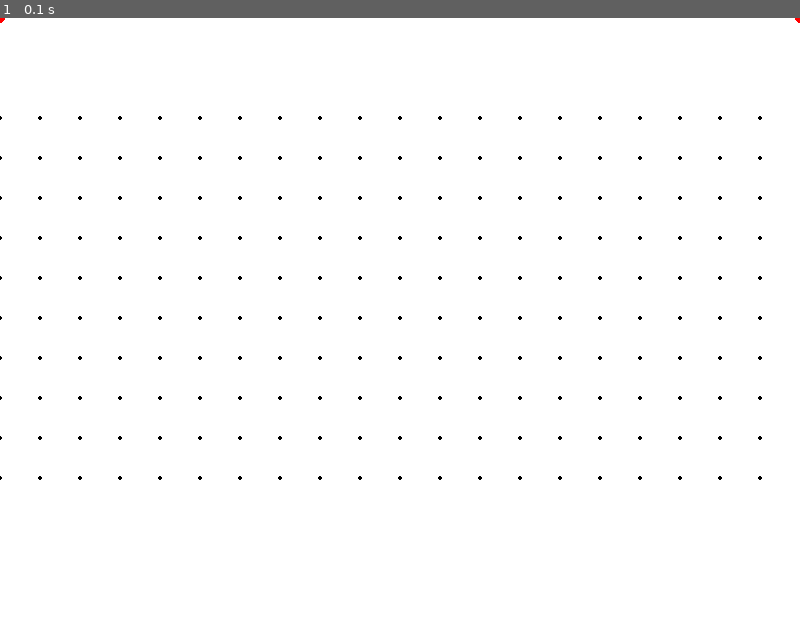
Above: before the commit, frame 1.
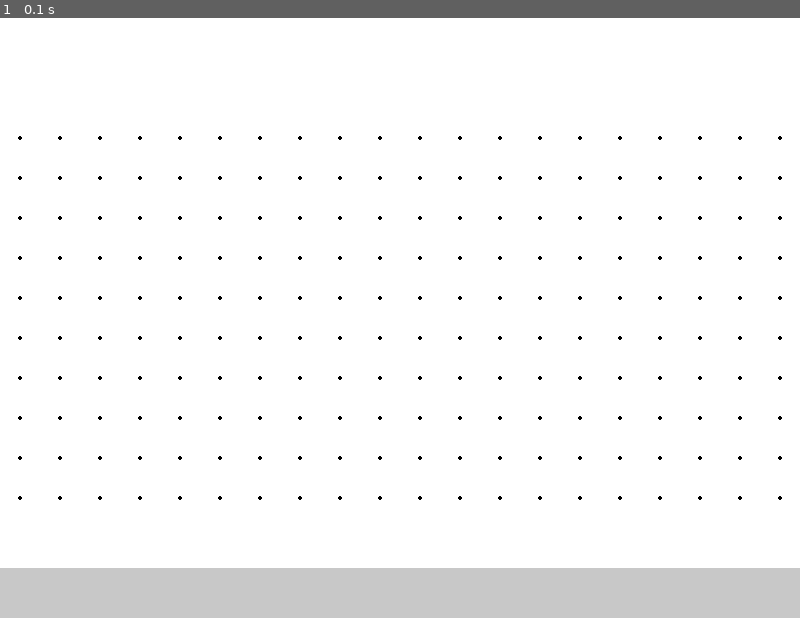
Above: after the commit, the same moment.

Repository: mossnevin/Moss-Owen-CSC
Game: pygame game, started from route_maker.py
Same seed, same stepped clock (60 frames per second), same inputs: the game is played once before the commit and once after it.
Inputs:
- Up to frame 1 (0.1 s): no input

The runs differ from the first frame. In frame 1, 9.3% of the frame differs, in the area x 0-100%, y 0-100%.

Commit message:
big change

Diff:
--- a/route_maker.py
+++ b/route_maker.py
@@ -4,12 +4,17 @@
 py.init()
 
 # Set up the display
-WIDTH, HEIGHT = 800, 600
+width, height = 800, 600
 screen = py.display.set_mode(
-    (WIDTH, HEIGHT),
+    (width, height),
     py.RESIZABLE
 )
 py.display.set_caption("Route Maker")
+
+
+holds_panel_width = 20
+holds_panel_height = 20
+holds_panel = py.Surface((holds_panel_width, holds_panel_height))
 
 # Class to create a grid of points on the screen
 class Grid:
@@ -29,36 +34,14 @@
         self.gap = (min(self.gapx, self.gapy))
 
         # Adjust the position of the grid
-        self.x = (self.width - self.gap * self.size[0]) // 2
-        self.y = (self.height - self.gap * self.size[1]) // 2
+        self.x = (self.width - self.gap * (self.size[0] - 1)) // 2
+        self.y = (self.height - self.gap * (self.size[1] - 1)) // 2
 
         # Add the postions of the grid cells to the grid list
         self.grid = []
         for w in range(self.size[0]):
             for h in range(self.size[1]):
                 self.grid.append((self.x + w * self.gap, self.y + h * self.gap))
-
-# # # # # # # # # # # # # # # # # # # #
-# # # # # # # # # # # # # # # # # # # #
-# # # # # # # # # # # # # # # # # # # #
-# # # # # # # # # # # # # # # # # # # #
-# # # # # # # # # # # # # # # # # # # #
-# # # # # # # # # # # # # # # # # # # #
-# # # # # # # # # # # # # # # # # # # #
-# # # # # # # # # # # # # # # # # # # #
-# # # # # # # # # # # # # # # # # # # #
-# # # # # # # # # # # # # # # # # # # #
-
-
-
-                if w == 10:
-                    # print(h, w)
-                    # print(h * w + w - 1)
-                    #print(self.grid[h * w + w])
-                    pass
-
-
-
 
 grid = Grid(0, 0, (20, 10)) # Create a grid with 20 columns and 10 rows
 
@@ -74,26 +57,30 @@
             run = False
 
         elif event.type == py.VIDEORESIZE:
+            width, height = event.size
 
-            WIDTH, HEIGHT = event.size
+    width, height = py.display.get_window_size()
+
+    # -----------Panel-------------
+
+    # Panel surface
+    holds_panel_width = width
+    holds_panel_height = 50
+    holds_panel = py.Surface((holds_panel_width, holds_panel_height))
+    holds_panel.fill((200, 200, 200)) # Fill the panel with a color
+
 
     screen.fill((255, 255, 255))
-    width, height = screen.get_size()
+
     grid.update(width, height)
-
 
 
 
     for cell in grid.grid:
         py.draw.circle(screen, (0, 0, 0), cell, 2)
-    py.draw.circle(screen, (255, 0, 0), (0, 0), 5)
-    py.draw.circle(screen, (255, 0, 0), (800, 0), 5)
 
 
-
-
-
-
-
+    print(height)
+    screen.blit(holds_panel, (0, height - holds_panel_height)) # Draw the panel on the screen
 
     py.display.flip()
